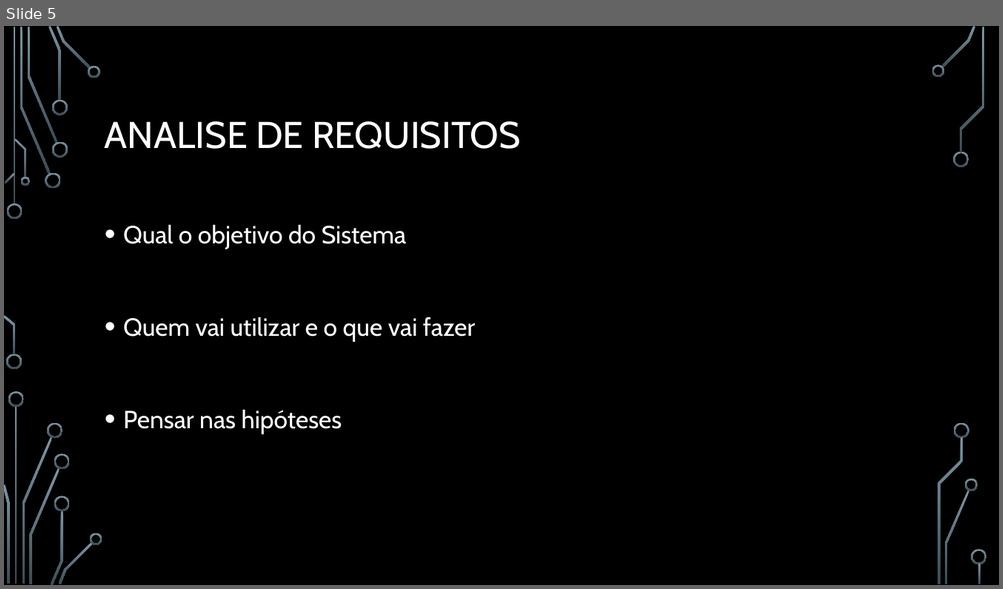
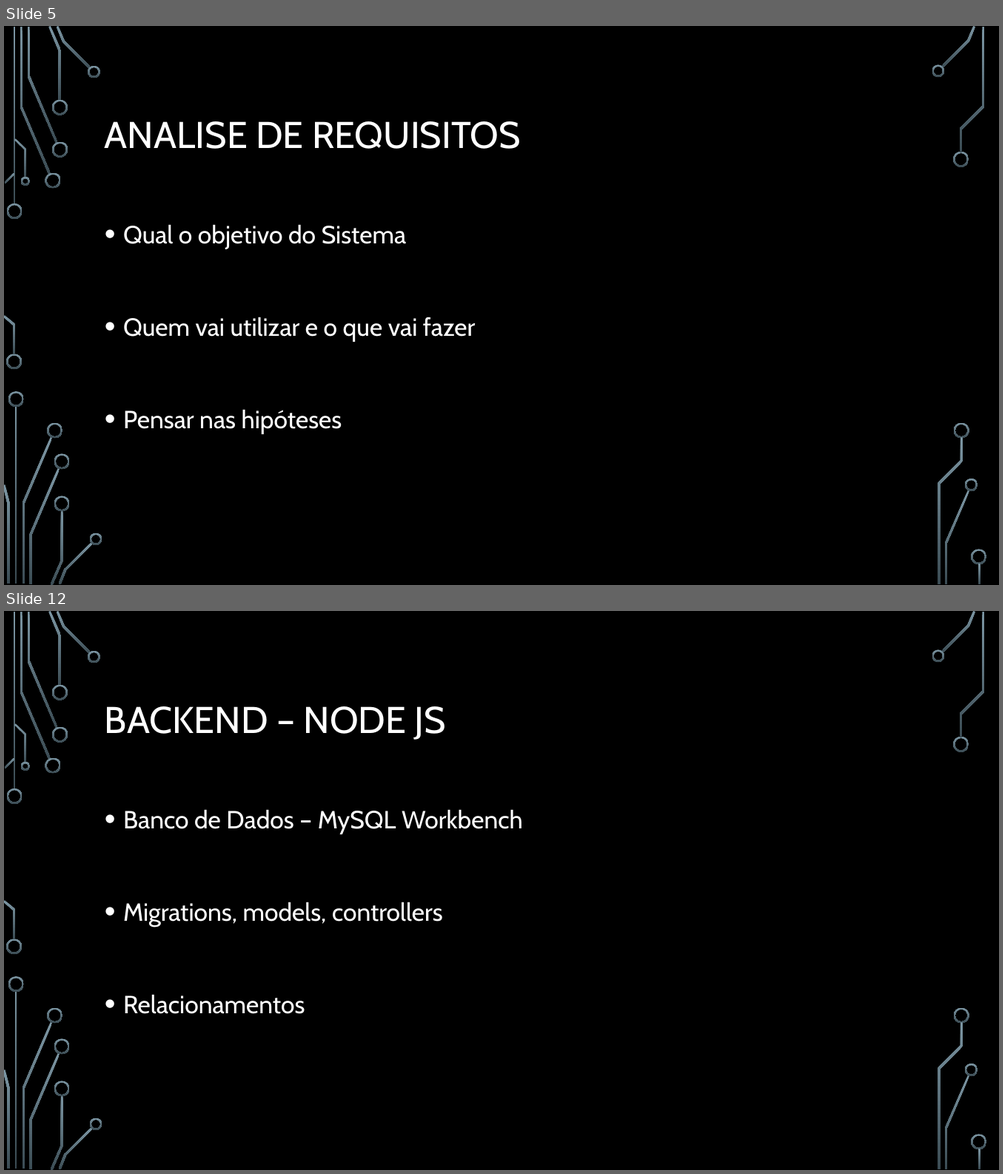
Before and after one commit to thomassds/Eventicket, a slide deck: Apresentação/Eventickets.pptx. Shown one above the other, each under a label of ours: slide 5 before the commit, slides 5 and 12 after it; the slides between them are not shown. The pictures are 1003x589 and 1003x1174 pixels, drawn with LibreOffice and Linux fonts; fonts in the diff are those of the drawing; background and template pictures are left out. Boxes give left, top, right and bottom in pixels: in the first picture for what was removed or moved away, otherwise in the second. Text is boxed around its words. In the diff, an @@ line names an element or a change of style, - is before the commit and + after.

```diff
--- a/Apresentação/Eventickets.pptx
+++ b/Apresentação/Eventickets.pptx
@@ slide 12 added at (4,611,999,1170), background picture (left out); not listed: 36 template elements that a slide beside it also shows @@
@@ title added at (105,706,446,740), 36 pt, text #FFFFFF @@
+BACKEND – NODE JS
@@ text added at (123,809,523,1014), 24 pt, text #FFFFFF @@
+• Banco de Dados – MySQL Workbench
+• Migrations, models, controllers
+• Relacionamentos
```
Also in this commit, not shown: 12 other slides added, 30 other files.
